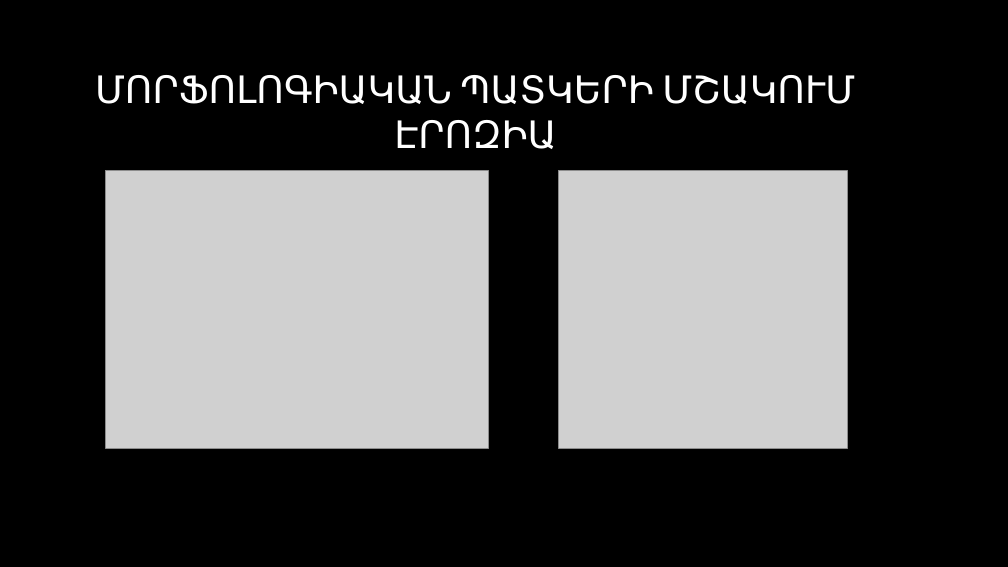
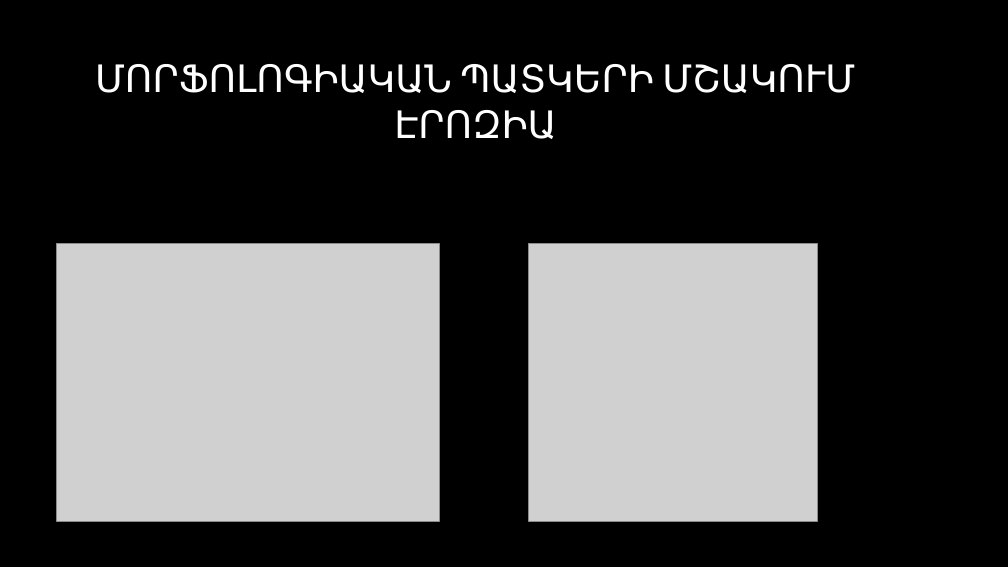
Before and after one commit to CGevorg/OpenKrypton, a slide deck: slide 3 of presentation/Presentation.pptx. Drawn at 1008x567 pixels with LibreOffice and Linux fonts; fonts in the diff are those of the drawing; grey boxes stand for pictures; background and template pictures are left out. Boxes give left, top, right and bottom in pixels: in the first picture for what was removed or moved away, otherwise in the second. Text is boxed around its words. In the diff, an @@ line names an element or a change of style, - is before the commit and + after.

```diff
--- a/presentation/Presentation.pptx
+++ b/presentation/Presentation.pptx
@@ title "ՄՈՐՖՈԼՈԳԻԱԿԱՆ ՊԱՏԿԵՐԻ ՄՇԱԿՈՒՄ ԷՐՈԶԻԱ" moved from (x1=95, y1=75, x2=855, y2=149) to (x1=95, y1=64, x2=855, y2=139) @@
@@ picture moved from (x1=106, y1=171, x2=489, y2=448) to (x1=57, y1=244, x2=440, y2=522) @@
@@ picture moved from (x1=559, y1=171, x2=847, y2=448) to (x1=529, y1=244, x2=817, y2=522) @@
```
Also in this commit, not shown: 7 other slides changed, 2 slides added, 8 slides removed.
